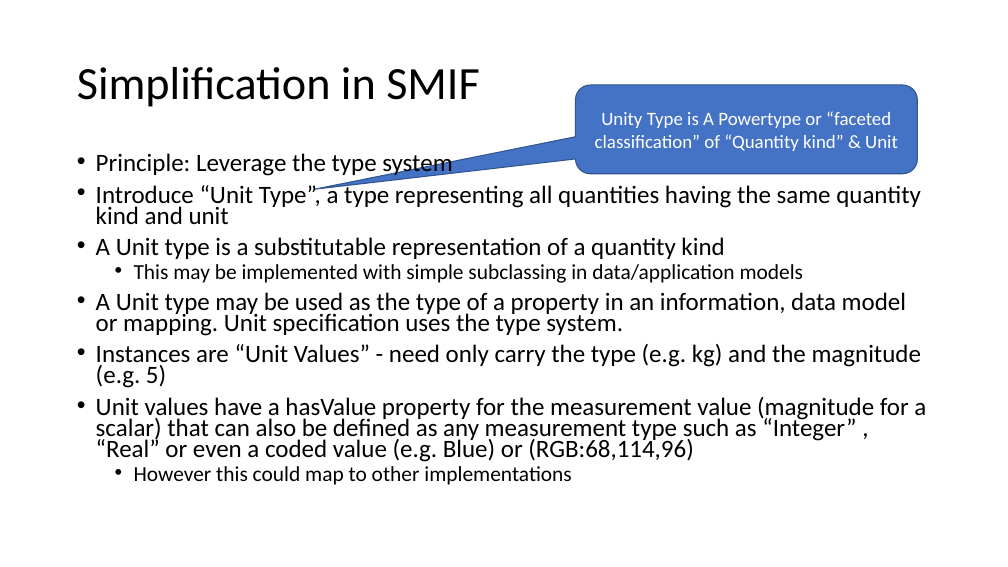
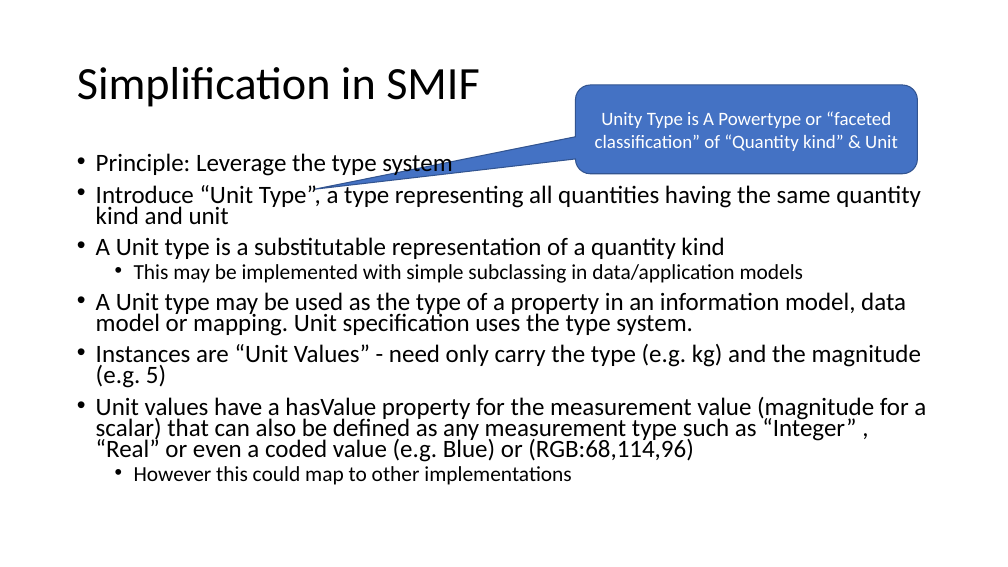
Before and after one commit to ModelDriven/SIMF, a slide deck: slide 12 of Presentations/Values, Quantities & Units.pptx. Drawn at 1008x567 pixels with LibreOffice and Linux fonts; fonts in the diff are those of the drawing. Boxes give left, top, right and bottom in pixels: in the first picture for what was removed or moved away, otherwise in the second. Text is boxed around its words. In the diff, an @@ line names an element or a change of style, - is before the commit and + after.

Commit message:
Updated with file name
And some spelling

```diff
--- a/Presentations/Values, Quantities & Units.pptx
+++ b/Presentations/Values, Quantities & Units.pptx
@@ text at [96, 292, 906, 336]: text changed @@
-• A Unit type may be used as the type of a property in an information, data model or mapping. Unit specification uses the type system.
+• A Unit type may be used as the type of a property in an information model, data model or mapping. Unit specification uses the type system.
```
Also in this commit, not shown: 5 other slides changed.
